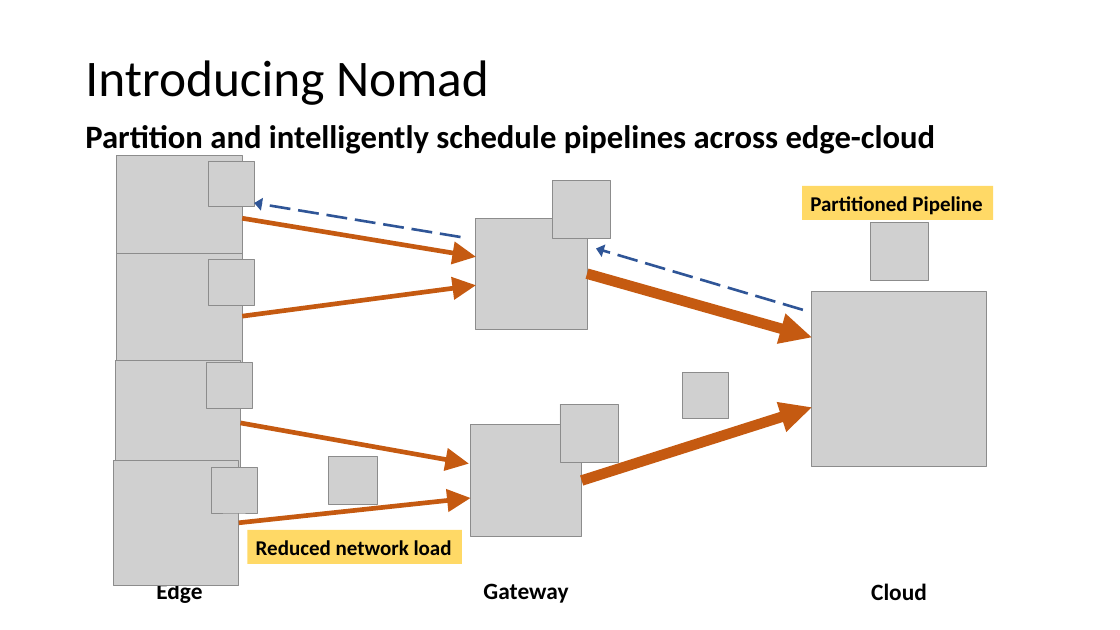
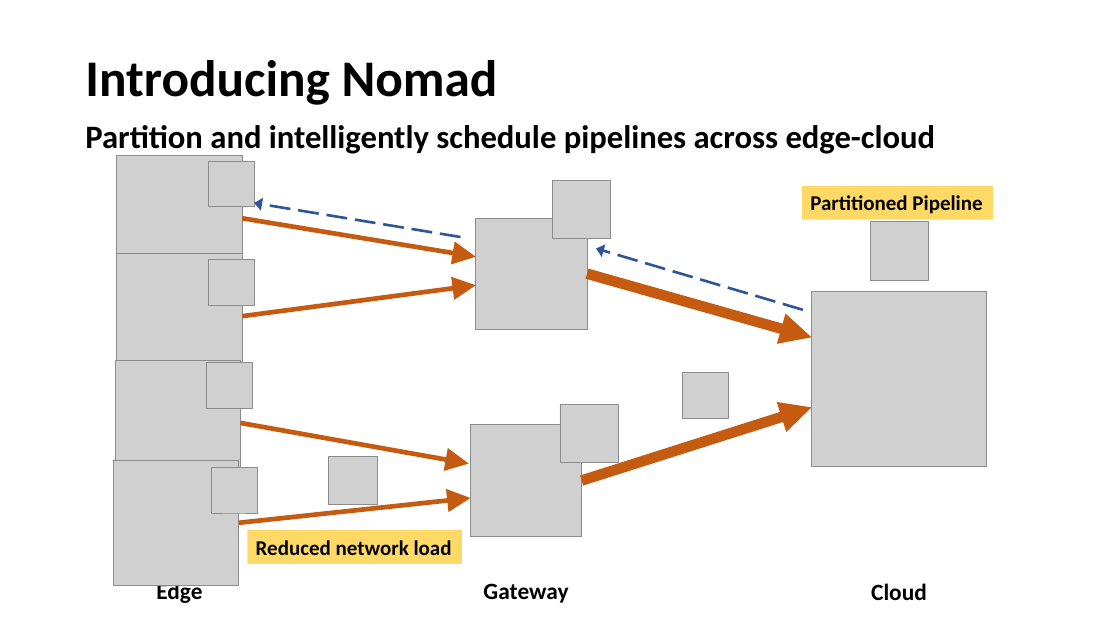
Before and after one commit to romilbhardwaj/nomad, a slide deck: slide 5 of tutorial/Nomad Bootcamp.pptx. Drawn at 1120x630 pixels with LibreOffice and Linux fonts; fonts in the diff are those of the drawing; grey boxes stand for pictures. Boxes give left, top, right and bottom in pixels: in the first picture for what was removed or moved away, otherwise in the second. Text is boxed around its words. In the diff, an @@ line names an element or a change of style, - is before the commit and + after.

```diff
--- a/tutorial/Nomad Bootcamp.pptx
+++ b/tutorial/Nomad Bootcamp.pptx
@@ title "Introducing Nomad" at box(85, 60, 498, 105): bold on @@
```
Also in this commit, not shown: 7 other slides changed, 2 slides added, 3 slides removed, 8 other files.
